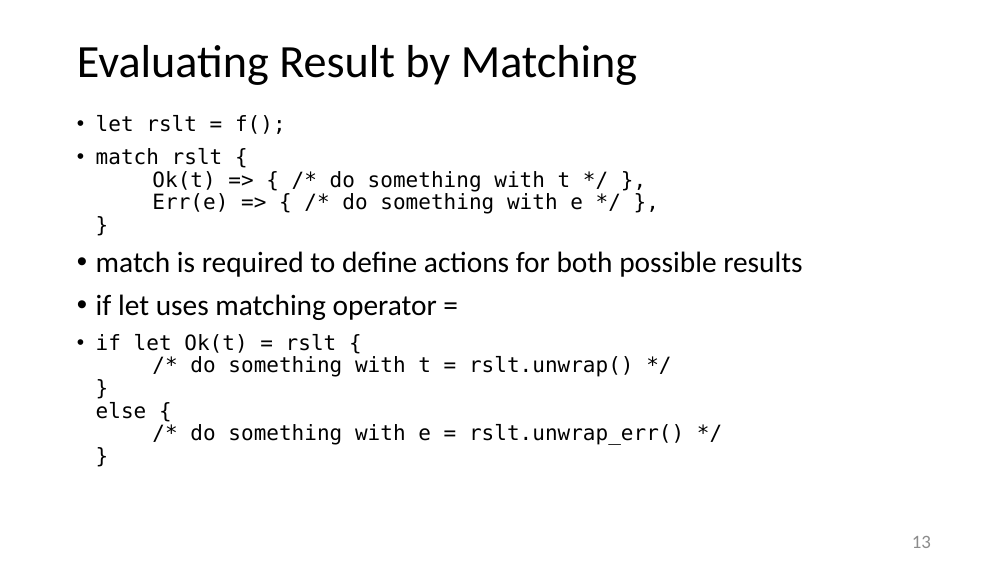
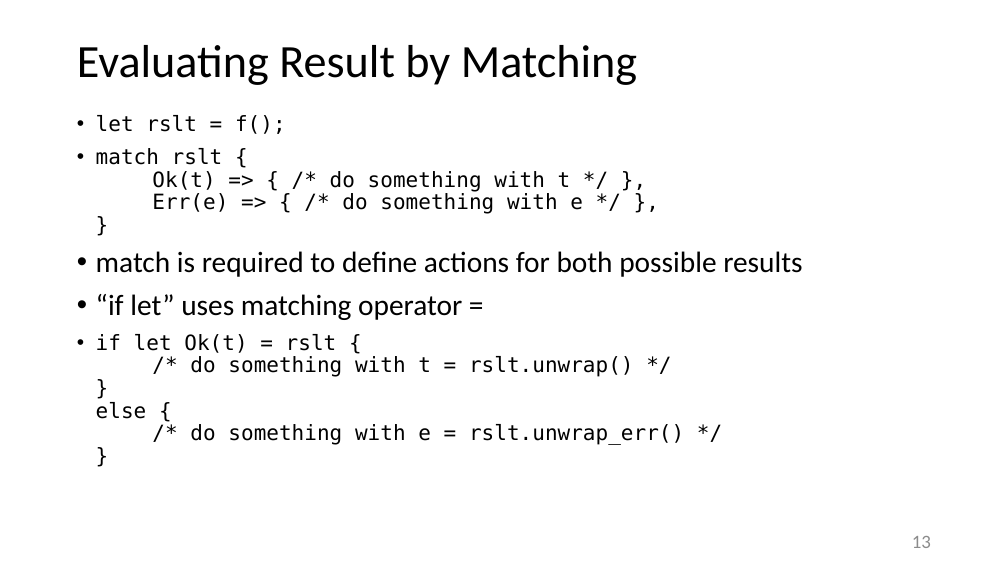
Before and after one commit to JimFawcett/JimFawcett.github.io, a slide deck: slide 13 of Resources/RustErrorHandling.pptx. Drawn at 1008x567 pixels with LibreOffice and Linux fonts; fonts in the diff are those of the drawing. Boxes give left, top, right and bottom in pixels: in the first picture for what was removed or moved away, otherwise in the second. Text is boxed around its words. In the diff, an @@ line names an element or a change of style, - is before the commit and + after.

```diff
--- a/Resources/RustErrorHandling.pptx
+++ b/Resources/RustErrorHandling.pptx
@@ text at (96, 294, 462, 320): text changed @@
-• if let uses matching operator =
+• “if let” uses matching operator =
```
Also in this commit, not shown: 5 other slides changed, 1 other file.
